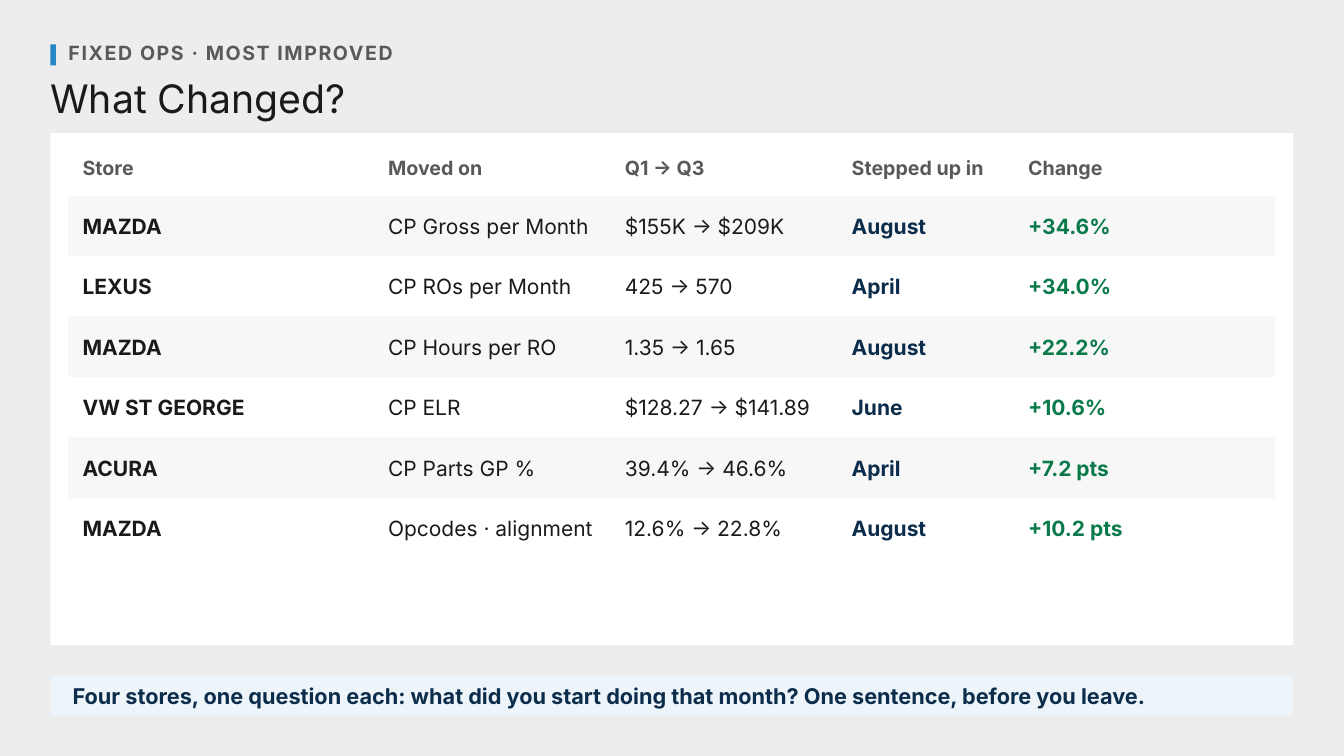
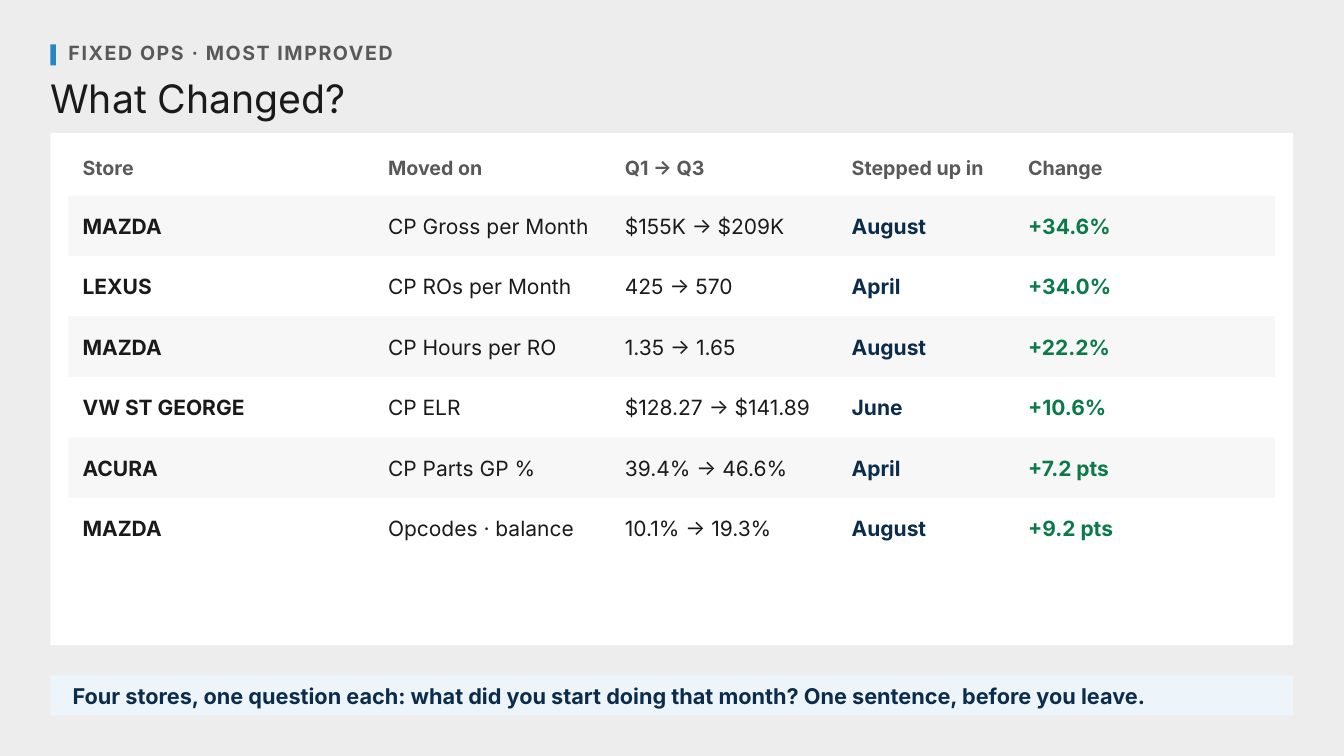
Before and after one commit to Ndresner/Noah, a slide deck: slide 159 of day2-deck/decks/Fixed Ops - Day 2 Example Test Deck.pptx. Drawn at 1344x756 pixels with LibreOffice and Linux fonts; fonts in the diff are those of the drawing. Boxes give left, top, right and bottom in pixels: in the first picture for what was removed or moved away, otherwise in the second. Text is boxed around its words. In the diff, an @@ line names an element or a change of style, - is before the commit and + after.

```diff
--- a/day2-deck/decks/Fixed Ops - Day 2 Example Test Deck.pptx
+++ b/day2-deck/decks/Fixed Ops - Day 2 Example Test Deck.pptx
@@ text at (x1=388, y1=520, x2=573, y2=541): text changed @@
-Opcodes · alignment
+Opcodes · balance
@@ text at (x1=625, y1=520, x2=771, y2=537): text changed @@
-12.6% → 22.8%
+10.1% → 19.3%
@@ text at (x1=1028, y1=520, x2=1114, y2=541): text changed @@
-+10.2 pts
++9.2 pts
```
Also in this commit, not shown: 13 other slides changed, 40 other files.
